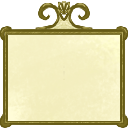
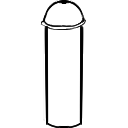
Revision of a layered (128, 128) image; what changed, layer by layer:
added group "BOBAFILLER" with 2 layers above "SIGN" over 0, 0, 128, 128
added layer "Capa de pintura 32" in group "BOBAFILLER" over 0, 0, 128, 128
added layer "Capa de pintura 33" in group "BOBAFILLER" over 0, 0, 128, 128
hid group "SIGN" (5 layers) over 0, 0, 128, 128
